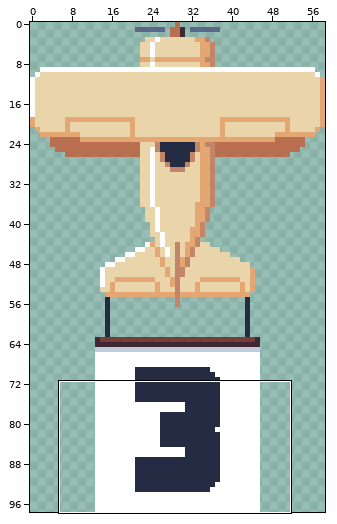
Edited in one commit: pixel-art file (core/assets-src/ui/championship-finished-3.anim.ase). Above: a wide view before the commit, with the close-up outlined.
Close-up. Before the commit:
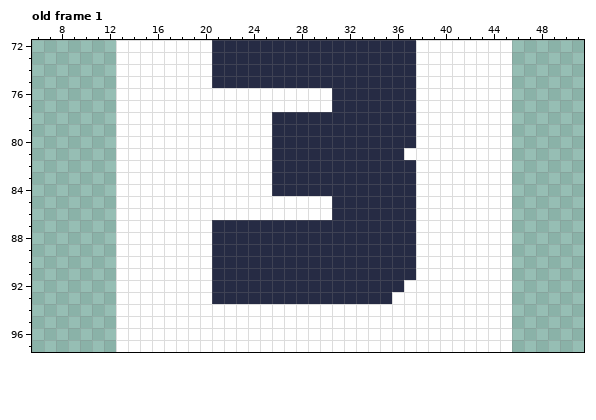
59x98 pixels, 1 frame. Shown: old frame 1: x 6..51, y 72..97. The commit also changed other frames or places, which this record leaves out.
The result:
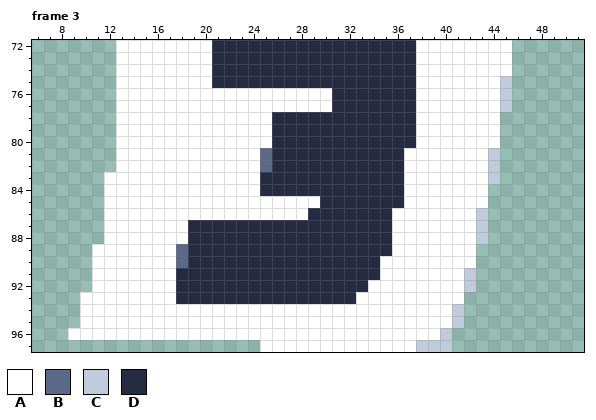
Palette (. is transparent): A #ffffff  B #5a6988  C #c0cbdc  D #262b44
A new or re-ordered frame is compared with the old frame closest to it.
Changes in this commit:
frames 1 -> 8
layer "Number" added
Frame 3 is new; against old frame 1, layers "Number", "Layer 1":
y 75..77: x 45 A -> C
y 78..80: x 45 A -> .
y 81: x 25 A -> B; x 44..45 AA -> C.
y 82: x 25 A -> B; x 37 D -> A; x 44..45 AA -> C.
y 83: x 12 . -> A; x 25 A -> D; x 37 D -> A; x 44..45 AA -> C.
y 84: x 12 . -> A; x 25 A -> D; x 37 D -> A; x 44..45 AA -> ..
y 85: x 12 . -> A; x 30 A -> D; x 37 D -> A; x 44..45 AA -> ..
y 86: x 12 . -> A; x 29..30 AA -> DD; x 36..37 DD -> AA; x 43..45 AAA -> C..
y 87..88: x 12 . -> A; x 19..20 AA -> DD; x 36..37 DD -> AA; x 43..45 AAA -> C..
y 89: x 11..12 .. -> AA; x 18..20 AAA -> BDD; x 36..37 DD -> AA; x 43..45 AAA -> ...
y 90: x 11..12 .. -> AA; x 18..20 AAA -> BDD; x 35..37 DDD -> AAA; x 43..45 AAA -> ...
y 91: x 11..12 .. -> AA; x 18..20 AAA -> DDD; x 35..37 DDD -> AAA; x 42..45 AAAA -> C...
y 92: x 11..12 .. -> AA; x 18..20 AAA -> DDD; x 34..36 DDD -> AAA; x 42..45 AAAA -> C...
y 93: x 10..12 ... -> AAA; x 18..20 AAA -> DDD; x 33..35 DDD -> AAA; x 42..45 AAAA -> ....
y 94..95: x 10..12 ... -> AAA; x 41..45 AAAAA -> C....
y 96: x 9..12 .... -> AAAA; x 40..45 AAAAAA -> C.....
y 97: x 13..24 AAAAAAAAAAAA -> ............; x 38..45 AAAAAAAA -> CCC.....
Where, in picture pixels (left, top, right, bottom), the same in both close-ups:
changed: (356, 76, 512, 352)
changed: (260, 148, 332, 220)
changed: (68, 172, 260, 352)
